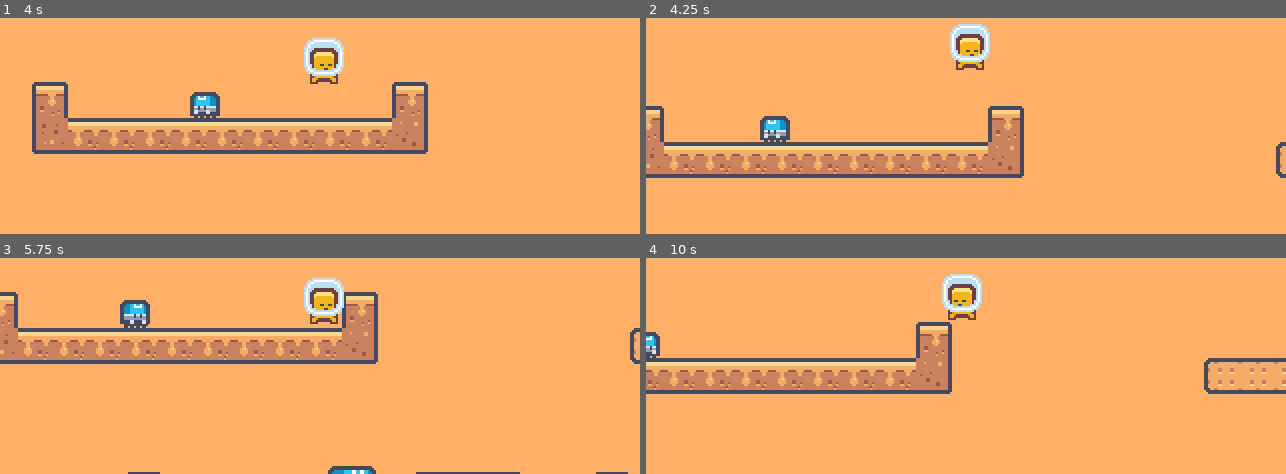
Above: before the commit, frames 1-4 (two rows, left to right).
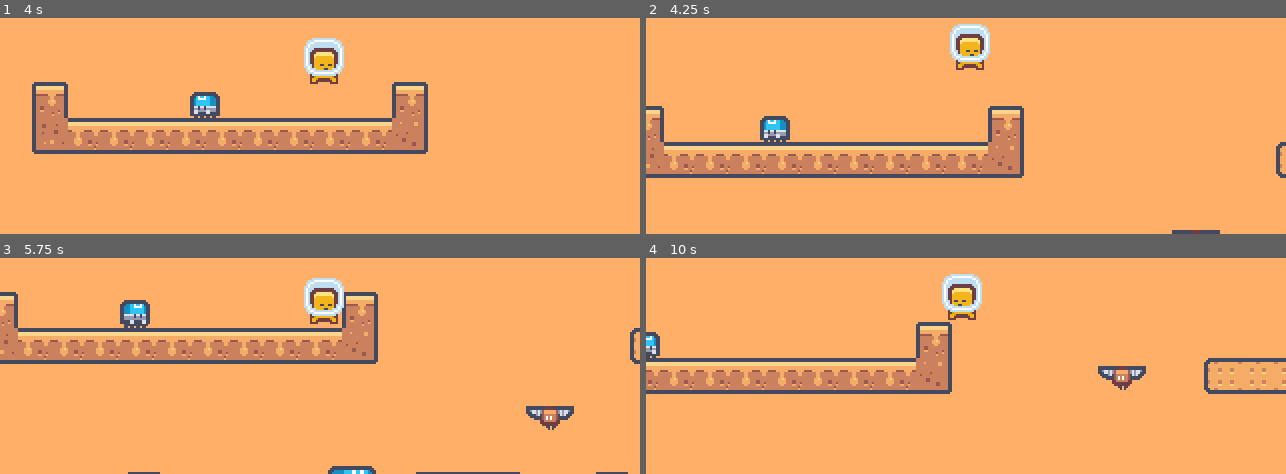
Above: after the commit, the same moments.

Repository: deoshreyas/Just-Another-Platformer
Game: Godot game, scene res://Scenes/level_1.tscn
Same seed, same stepped clock (60 frames per second), same inputs: the game is played once before the commit and once after it.
Inputs:
- Up to frame 1 (4 s): hold Right (right) 0.53-2.03 s; tap Up (up) at 0.6, 0.77, 1.07, 1.35, 1.52, 1.82, 2.1, 2.85, 3.02, 3.32, 3.6, 3.77 s; hold Left (left) 2.03-2.78 s; hold Right (right) from 2.78 s (still down)
- Up to frame 2 (4.25 s): keep holding Right (right); tap Up (up) at 4.07 s
- Up to frame 3 (5.75 s): release Right (right) at 4.28 s; hold Left (left) 4.28-5.03 s; tap Up (up) at 4.35, 4.52, 4.82, 5.1 s; hold Right (right) from 5.03 s (still down)
- Up to frame 4 (10 s): release Right (right) at 5.78 s; hold Left (left) 5.78-7.28 s; tap Up (up) at 5.85, 6.02, 6.32, 6.6, 6.77, 7.07, 7.35, 7.52, 7.82, 8.1, 8.85, 9.02, 9.32, 9.6, 9.77 s; hold Right (right) 7.28-9.53 s; hold Left (left) from 9.53 s (still down)

Frame 1 is identical in both runs. In frame 2, 0.1% of the frame differs, in the area x 82-90%, y 98-100%; in frame 3, 0.5%, in the area x 82-90%, y 68-80%; in frame 4, 0.5%.

Commit message:
Create a flying bird enemy, Begin work on walking spike enemy

Diff:
--- /dev/null
+++ b/Scenes/flying_enemy.tscn
@@ -0,0 +1,125 @@
+[gd_scene load_steps=14 format=3 uid="uid://c3tlrf0mwrlp5"]
+
+[ext_resource type="Script" path="res://Scripts/FlyingEnemy.gd" id="1_xy3po"]
+[ext_resource type="Texture2D" uid="uid://7bur0rser04" path="res://Assets/Sprites/tilemap-characters_packed.png" id="2_kw4jg"]
+[ext_resource type="PackedScene" uid="uid://j2e06uxookwg" path="res://Scenes/hitbox.tscn" id="3_l884v"]
+
+[sub_resource type="Curve2D" id="Curve2D_3clan"]
+_data = {
+"points": PackedVector2Array(0, 0, 0, 0, 0, 0, 0, 0, 0, 0, 5, 129)
+}
+point_count = 2
+
+[sub_resource type="AtlasTexture" id="AtlasTexture_3xjmo"]
+atlas = ExtResource("2_kw4jg")
+region = Rect2(144, 48, 24, 24)
+
+[sub_resource type="AtlasTexture" id="AtlasTexture_jion3"]
+atlas = ExtResource("2_kw4jg")
+region = Rect2(168, 48, 24, 24)
+
+[sub_resource type="AtlasTexture" id="AtlasTexture_11arm"]
+atlas = ExtResource("2_kw4jg")
+region = Rect2(192, 48, 24, 24)
+
+[sub_resource type="SpriteFrames" id="SpriteFrames_f0l8j"]
+animations = [{
+"frames": [{
+"duration": 1.0,
+"texture": SubResource("AtlasTexture_3xjmo")
+}, {
+"duration": 1.0,
+"texture": SubResource("AtlasTexture_jion3")
+}, {
+"duration": 1.0,
+"texture": SubResource("AtlasTexture_11arm")
+}],
+"loop": true,
+"name": &"flying",
+"speed": 10.0
+}]
+
+[sub_resource type="RectangleShape2D" id="RectangleShape2D_qcndb"]
+size = Vector2(17.9919, 16.9923)
+
+[sub_resource type="Animation" id="Animation_npobd"]
+resource_name = "Loop"
+length = 5.0
+loop_mode = 1
+tracks/0/type = "value"
+tracks/0/imported = false
+tracks/0/enabled = true
+tracks/0/path = NodePath("PathFollow2D:progress_ratio")
+tracks/0/interp = 1
+tracks/0/loop_wrap = true
+tracks/0/keys = {
+"times": PackedFloat32Array(0, 5),
+"transitions": PackedFloat32Array(1, 1),
+"update": 0,
+"values": [0.0, 1.0]
+}
+
+[sub_resource type="Animation" id="Animation_w7ext"]
+length = 0.001
+tracks/0/type = "value"
+tracks/0/imported = false
+tracks/0/enabled = true
+tracks/0/path = NodePath("PathFollow2D:progress_ratio")
+tracks/0/interp = 1
+tracks/0/loop_wrap = true
+tracks/0/keys = {
+"times": PackedFloat32Array(0),
+"transitions": PackedFloat32Array(1),
+"update": 0,
+"values": [0.0]
+}
+
+[sub_resource type="Animation" id="Animation_prsll"]
+resource_name = "Bounce"
+length = 5.0
+loop_mode = 1
+tracks/0/type = "value"
+tracks/0/imported = false
+tracks/0/enabled = true
+tracks/0/path = NodePath("PathFollow2D:progress_ratio")
+tracks/0/interp = 1
+tracks/0/loop_wrap = true
+tracks/0/keys = {
+"times": PackedFloat32Array(0, 2.6),
+"transitions": PackedFloat32Array(1, 1),
+"update": 0,
+"values": [0.0, 1.0]
+}
+
+[sub_resource type="AnimationLibrary" id="AnimationLibrary_2g752"]
+_data = {
+"Bounce": SubResource("Animation_prsll"),
+"Loop": SubResource("Animation_npobd"),
+"RESET": SubResource("Animation_w7ext")
+}
+
+[node name="FlyingEnemy" type="Path2D"]
+curve = SubResource("Curve2D_3clan")
+script = ExtResource("1_xy3po")
+
+[node name="PathFollow2D" type="PathFollow2D" parent="."]
+rotates = false
+
+[node name="AnimatedSprite2D" type="AnimatedSprite2D" parent="PathFollow2D"]
+sprite_frames = SubResource("SpriteFrames_f0l8j")
+animation = &"flying"
+autoplay = "flying"
+frame_progress = 0.712528
+
+[node name="Hitbox" parent="PathFollow2D" instance=ExtResource("3_l884v")]
+
+[node name="CollisionShape2D" parent="PathFollow2D/Hitbox" index="0"]
+position = Vector2(-0.0300579, 0.499763)
+shape = SubResource("RectangleShape2D_qcndb")
+
+[node name="AnimationPlayer" type="AnimationPlayer" parent="."]
+libraries = {
+"": SubResource("AnimationLibrary_2g752")
+}
+
+[editable path="PathFollow2D/Hitbox"]
--- a/Scenes/level_1.tscn
+++ b/Scenes/level_1.tscn
@@ -1,10 +1,11 @@
-[gd_scene load_steps=6 format=3 uid="uid://8jv31iwvqwqv"]
+[gd_scene load_steps=7 format=3 uid="uid://8jv31iwvqwqv"]
 
 [ext_resource type="PackedScene" uid="uid://ogo80smhttn0" path="res://Scenes/level_base.tscn" id="1_fid8e"]
 [ext_resource type="PackedScene" uid="uid://5ioq7mivvm65" path="res://Scenes/moving_platform.tscn" id="2_36o3i"]
 [ext_resource type="PackedScene" uid="uid://cdtr1m3cu8st3" path="res://Scenes/FallingSpikes.tscn" id="3_1k2cv"]
 [ext_resource type="PackedScene" uid="uid://b3mvop7mugb2w" path="res://Scenes/big_walking_enemy.tscn" id="4_2e463"]
 [ext_resource type="PackedScene" uid="uid://bdxxlrsh5b4tu" path="res://Scenes/small_walking_enemy.tscn" id="5_rp06w"]
+[ext_resource type="PackedScene" uid="uid://c3tlrf0mwrlp5" path="res://Scenes/flying_enemy.tscn" id="6_ncjii"]
 
 [node name="Level1" instance=ExtResource("1_fid8e")]
 
@@ -36,6 +37,10 @@
 [node name="SmallWalkingEnemy" parent="." index="6" instance=ExtResource("5_rp06w")]
 position = Vector2(110, 7)
 
+[node name="FlyingEnemy" parent="." index="7" instance=ExtResource("6_ncjii")]
+position = Vector2(355, 25)
+AnimationType = 1
+
 [editable path="MovingPlatform"]
 [editable path="FallingSpikes"]
 [editable path="FallingSpikes/Hitbox"]
--- /dev/null
+++ b/Scenes/spike_walking_enemy.tscn
@@ -0,0 +1,64 @@
+[gd_scene load_steps=7 format=3 uid="uid://b7e7knpofcwnh"]
+
+[ext_resource type="Script" path="res://Scripts/spike_walking_enemy.gd" id="1_k40fk"]
+[ext_resource type="Texture2D" uid="uid://7bur0rser04" path="res://Assets/Sprites/tilemap-characters_packed.png" id="1_uf0x0"]
+
+[sub_resource type="AtlasTexture" id="AtlasTexture_2r1pi"]
+atlas = ExtResource("1_uf0x0")
+region = Rect2(192, 24, 24, 24)
+
+[sub_resource type="AtlasTexture" id="AtlasTexture_whjk5"]
+atlas = ExtResource("1_uf0x0")
+region = Rect2(144, 24, 24, 24)
+
+[sub_resource type="AtlasTexture" id="AtlasTexture_uat0j"]
+atlas = ExtResource("1_uf0x0")
+region = Rect2(168, 24, 24, 24)
+
+[sub_resource type="SpriteFrames" id="SpriteFrames_e167w"]
+animations = [{
+"frames": [{
+"duration": 1.0,
+"texture": SubResource("AtlasTexture_2r1pi")
+}],
+"loop": false,
+"name": &"attack",
+"speed": 5.0
+}, {
+"frames": [{
+"duration": 1.0,
+"texture": SubResource("AtlasTexture_whjk5")
+}, {
+"duration": 1.0,
+"texture": SubResource("AtlasTexture_uat0j")
+}],
+"loop": true,
+"name": &"walk",
+"speed": 5.0
+}]
+
+[node name="SpikeWalkingEnemy" type="CharacterBody2D"]
+script = ExtResource("1_k40fk")
+
+[node name="AnimatedSprite2D" type="AnimatedSprite2D" parent="."]
+sprite_frames = SubResource("SpriteFrames_e167w")
+animation = &"walk"
+autoplay = "walk"
+
+[node name="AttackTimer" type="Timer" parent="."]
+
+[node name="Left" type="RayCast2D" parent="."]
+rotation = 1.5708
+target_position = Vector2(0, 20)
+
+[node name="Right" type="RayCast2D" parent="."]
+rotation = -1.5708
+target_position = Vector2(0, 20)
+
+[node name="Down1" type="RayCast2D" parent="."]
+position = Vector2(-14, 0)
+target_position = Vector2(0, 20)
+
+[node name="Down2" type="RayCast2D" parent="."]
+position = Vector2(14, 0)
+target_position = Vector2(0, 20)
--- /dev/null
+++ b/Scripts/FlyingEnemy.gd
@@ -0,0 +1,16 @@
+extends Path2D
+
+enum ANIMATION_TYPE { LOOP, BOUNCE }
+
+@export var AnimationType : ANIMATION_TYPE
+@export var speed : float = 1.0
+
+@onready var sprite = $AnimationPlayer
+
+func _ready():
+	play_anim()
+
+func play_anim():
+	match AnimationType:
+		ANIMATION_TYPE.LOOP: sprite.play("Loop", -1, speed)
+		ANIMATION_TYPE.BOUNCE: sprite.play("Bounce",-1, speed)
--- /dev/null
+++ b/Scripts/spike_walking_enemy.gd
@@ -0,0 +1,12 @@
+extends CharacterBody2D
+
+@onready var left = $Left
+@onready var right = $Right
+@onready var down1 = $Down1
+@onready var down2 = $Down2
+
+var direction = Vector2.LEFT
+
+func _physics_process(_delta):
+	if left.is_colliding() or not down1.is_colliding():
+		direction = Vector2.RIGHT
